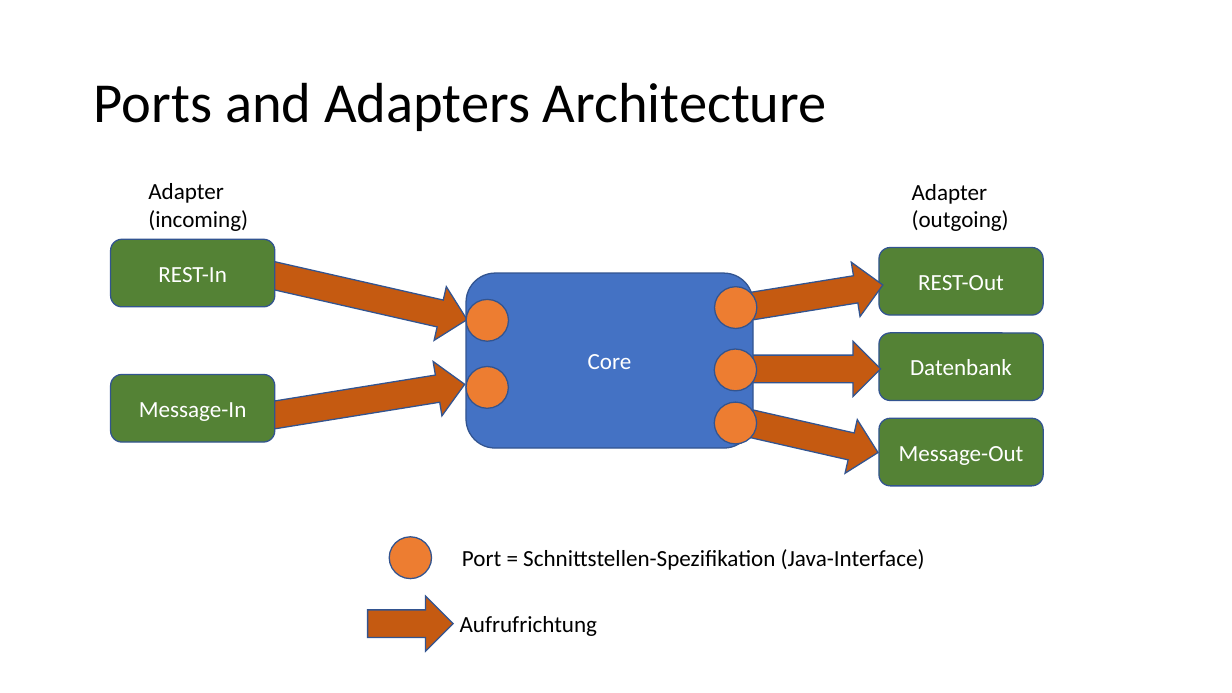
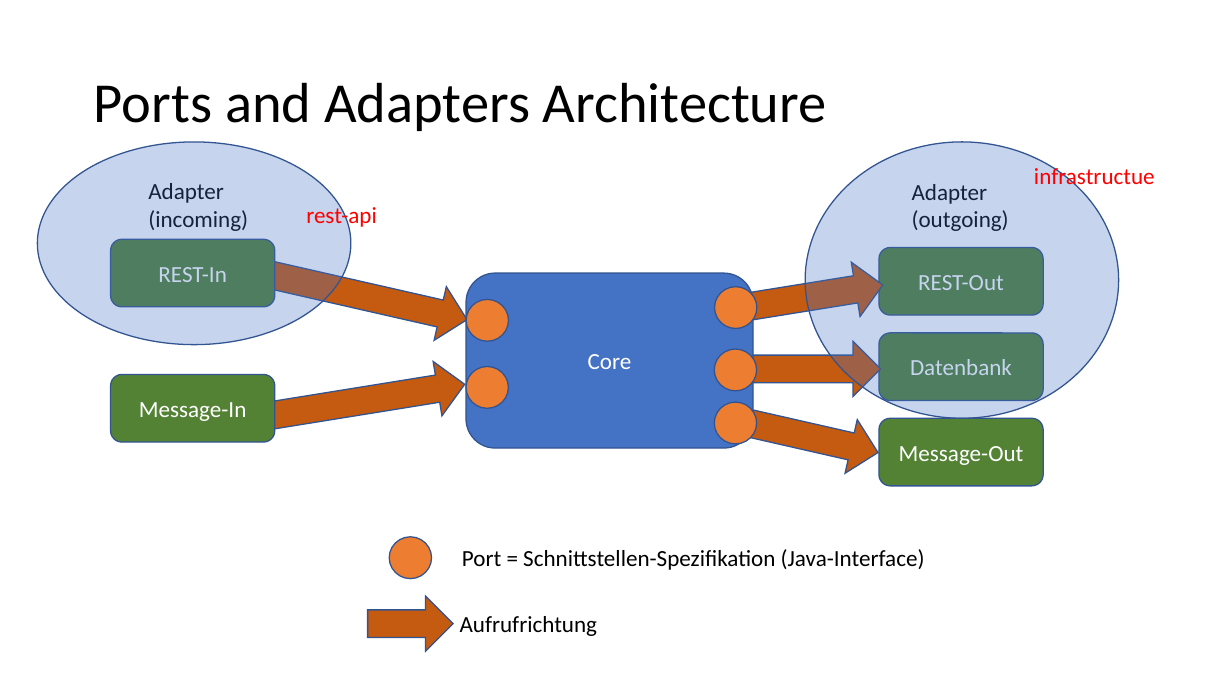
Before and after one commit to igeldo/PR4-SoSe23, a slide deck: slide 23 of Java-Starter.pptx. Drawn at 1232x693 pixels with LibreOffice and Linux fonts; fonts in the diff are those of the drawing. Boxes give left, top, right and bottom in pixels: in the first picture for what was removed or moved away, otherwise in the second. Text is boxed around its words. In the diff, an @@ line names an element or a change of style, - is before the commit and + after.

```diff
--- a/Java-Starter.pptx
+++ b/Java-Starter.pptx
@@ ellipse added at [37,142,350,345], fill #4472C4 at 30% opacity, outline #325491 1 pt @@
@@ ellipse added at [805,142,1118,419], fill #4472C4 at 30% opacity, outline #325491 1 pt @@
@@ text added at [1034,164,1155,190], 18 pt, text #FF0000 @@
+infrastructue
@@ text added at [306,203,377,229], 18 pt, text #FF0000 @@
+rest-api
```
Also in this commit, not shown: 3 other slides changed, 6 slides added.
